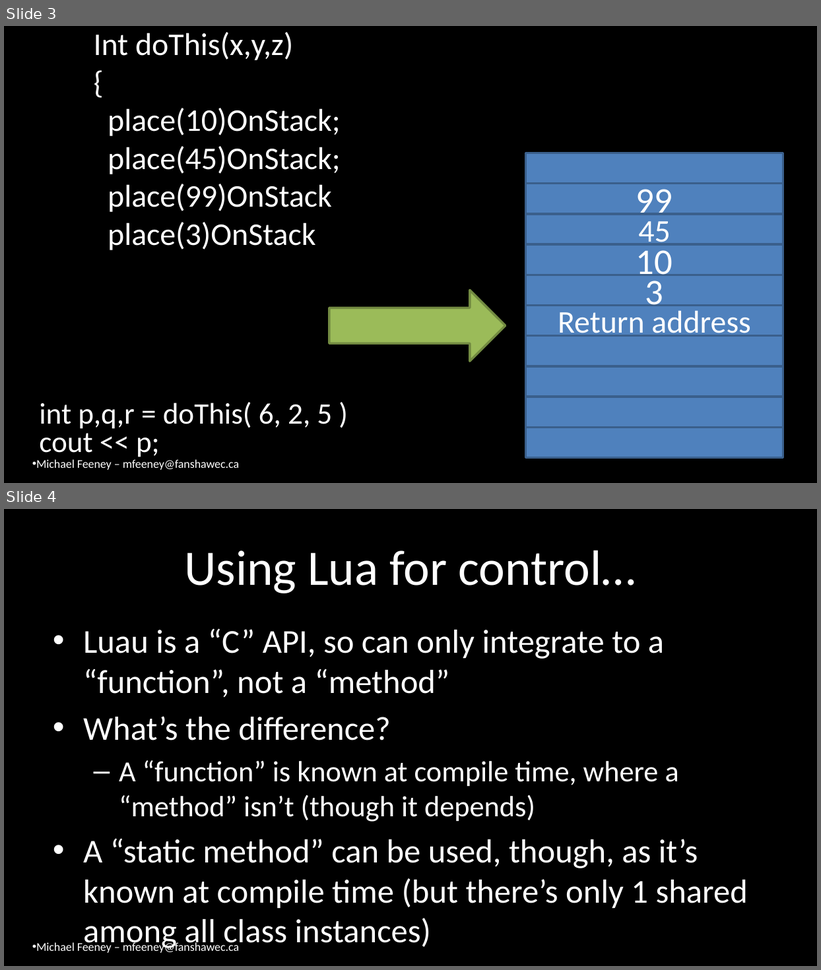
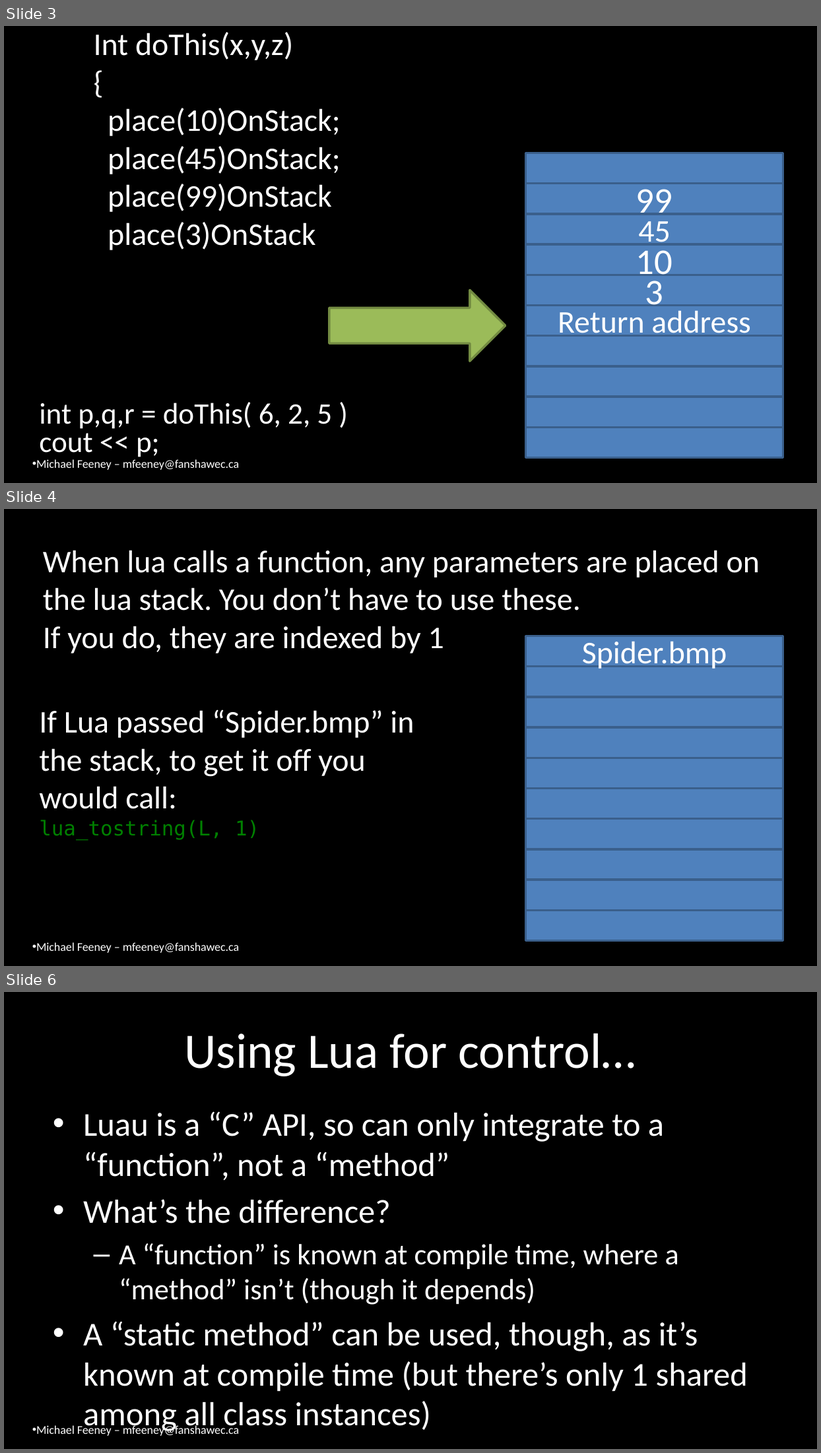
Before and after one commit to FeeneyCodes/GDP202324, a slide deck: 6044_FramPat/D2D/W12_Lua/Lua.C-registry.tables.lightdata.pptx. Shown one above the other, each under a label of ours: slides 3 and 4 before the commit, slides 3, 4 and 6 after it; the slides between them are not shown. The pictures are 821x970 and 821x1453 pixels, drawn with LibreOffice and Linux fonts; fonts in the diff are those of the drawing. Boxes give left, top, right and bottom in pixels: in the first picture for what was removed or moved away, otherwise in the second. Text is boxed around its words. In the diff, an @@ line names an element or a change of style, - is before the commit and + after.

```diff
--- a/6044_FramPat/D2D/W12_Lua/Lua.C-registry.tables.lightdata.pptx
+++ b/6044_FramPat/D2D/W12_Lua/Lua.C-registry.tables.lightdata.pptx
@@ slide 4 added at bbox=[4, 509, 817, 966], background #000000; not listed: 1 template element that a slide beside it also shows @@
@@ title added at bbox=[43, 550, 760, 654], 28 pt, text #FFFFFF @@
+When lua calls a function, any parameters are placed on the lua stack. You don’t have to use these.
+If you do, they are indexed by 1
@@ rectangle added at bbox=[526, 636, 783, 667], fill #4F81BD, outline #3A5F8C 2 pt, 28 pt, text #FFFFFF @@
+Spider.bmp
@@ rectangle added at bbox=[526, 667, 783, 698], fill #4F81BD, outline #3A5F8C 2 pt @@
@@ rectangle added at bbox=[526, 697, 783, 727], fill #4F81BD, outline #3A5F8C 2 pt @@
@@ text added at bbox=[39, 710, 414, 840], 28 pt, text #FFFFFF @@
+If Lua passed “Spider.bmp” in the stack, to get it off you would call:
+lua_tostring(L, 1)
@@ rectangle added at bbox=[526, 727, 783, 758], fill #4F81BD, outline #3A5F8C 2 pt @@
@@ rectangle added at bbox=[526, 758, 783, 789], fill #4F81BD, outline #3A5F8C 2 pt @@
@@ rectangle added at bbox=[526, 789, 783, 820], fill #4F81BD, outline #3A5F8C 2 pt @@
@@ rectangle added at bbox=[526, 819, 783, 850], fill #4F81BD, outline #3A5F8C 2 pt @@
@@ rectangle added at bbox=[526, 850, 783, 881], fill #4F81BD, outline #3A5F8C 2 pt @@
@@ rectangle added at bbox=[526, 880, 783, 911], fill #4F81BD, outline #3A5F8C 2 pt @@
@@ rectangle added at bbox=[526, 911, 783, 941], fill #4F81BD, outline #3A5F8C 2 pt @@
@@ what was slide 4 is now slide 6 @@
```
Also in this commit, not shown: 1 other slide added, 53 other files.
